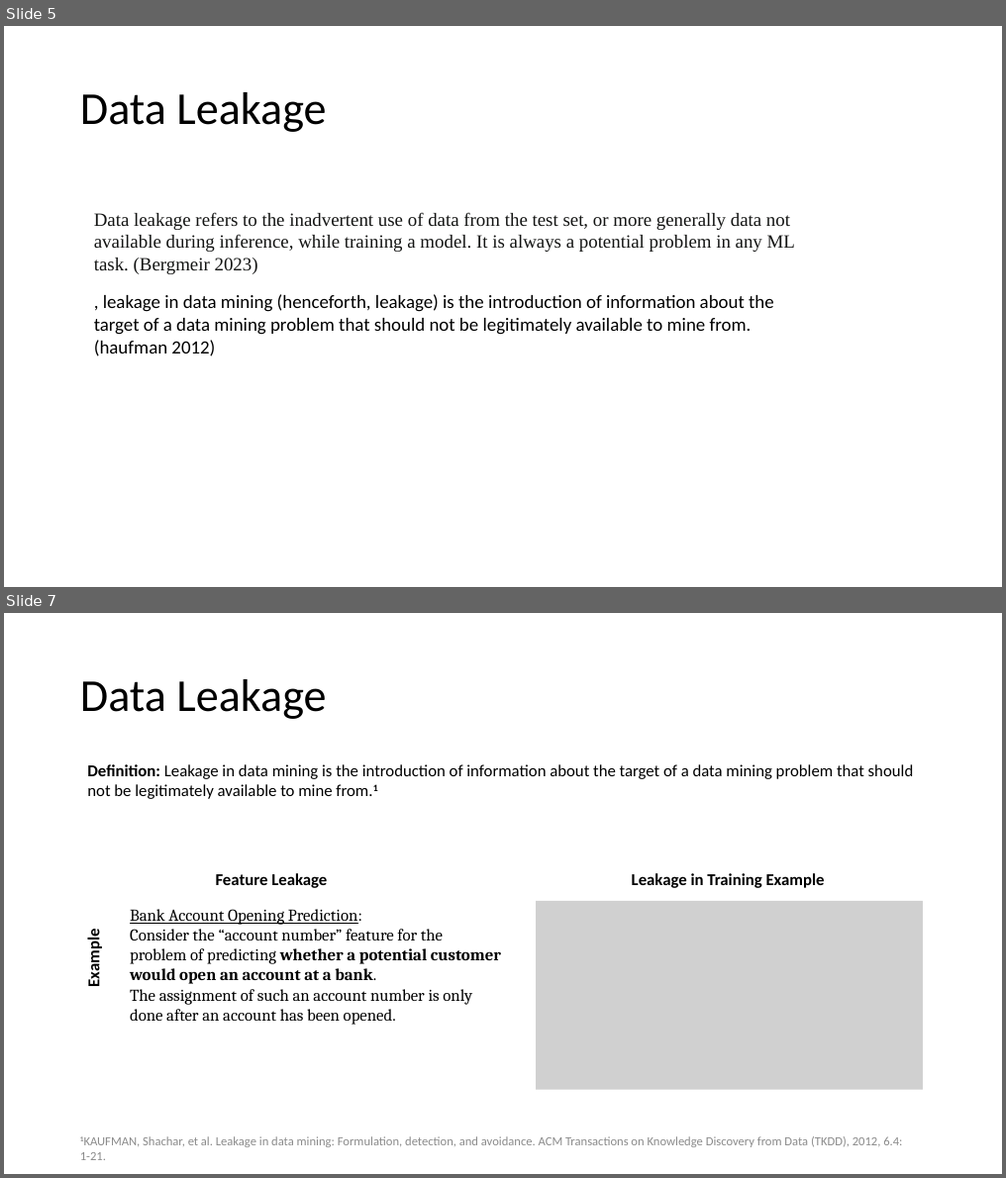
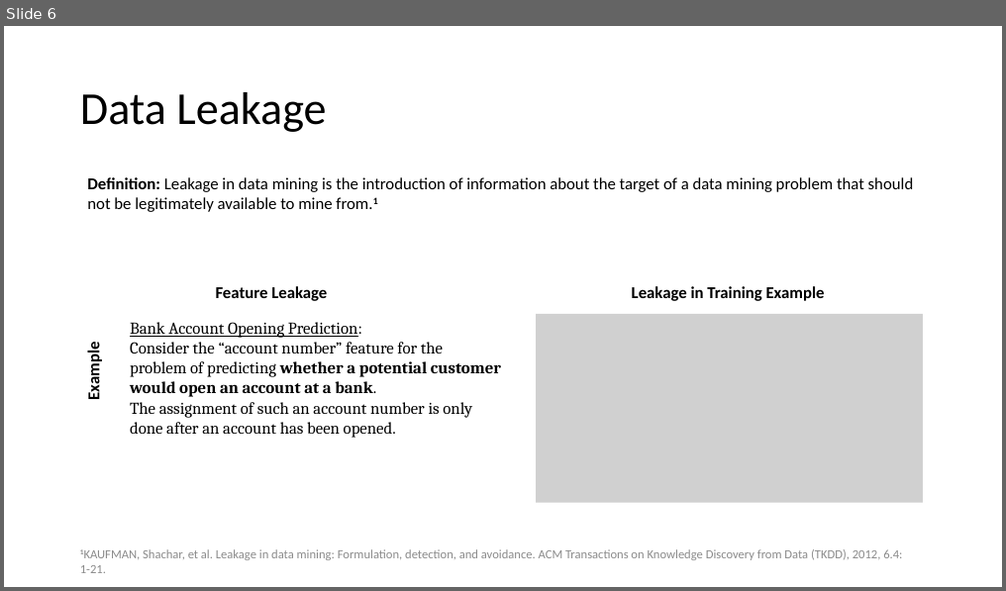
Before and after one commit to MiguelLoureiro98/timecave, a slide deck: papers/.ppt/cvtimeseries.pptx. Shown one above the other, each under a label of ours: slides 5 and 7 before the commit, slide 6 after it; the slides between them are not shown. The pictures are 1006x1178 and 1006x591 pixels, drawn with LibreOffice and Linux fonts; fonts in the diff are those of the drawing; grey boxes stand for pictures. Boxes give left, top, right and bottom in pixels: in the first picture for what was removed or moved away, otherwise in the second. Text is boxed around its words. In the diff, an @@ line names an element or a change of style, - is before the commit and + after.

```diff
--- a/papers/.ppt/cvtimeseries.pptx
+++ b/papers/.ppt/cvtimeseries.pptx
@@ slide 5 removed at box(4, 26, 1002, 587), background #FFFFFF @@
@@ title removed at box(80, 92, 326, 132) @@
-Data Leakage
@@ text removed at box(94, 212, 795, 274) @@
-Data leakage refers to the inadvertent use of data from the test set, or more generally data not available during inference, while training a model. It is always a potential problem in any ML task. (Bergmeir 2023)
@@ text removed at box(94, 294, 774, 357) @@
-, leakage in data mining (henceforth, leakage) is the introduction of information about the target of a data mining problem that should not be legitimately available to mine from. (haufman 2012)
@@ what was slide 7 is now slide 6 @@
```
Also in this commit, not shown: 5 slides changed, 21 slides added, 7 other slides removed.
